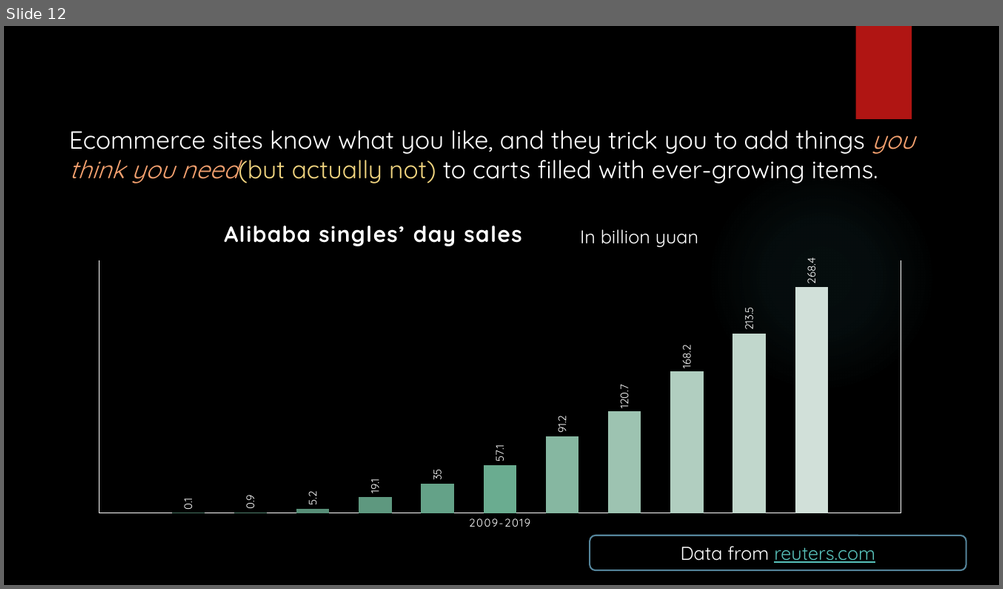
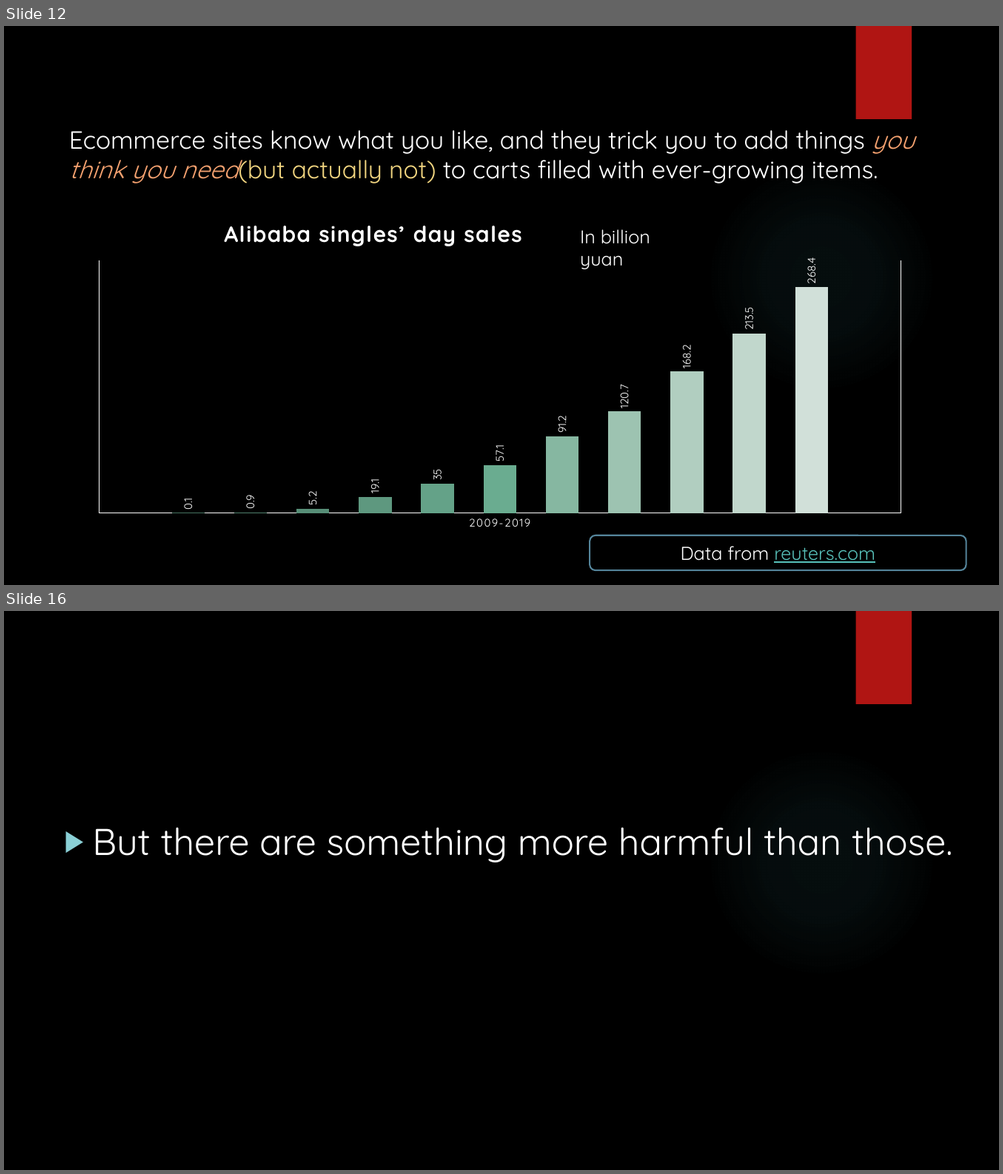
Before and after one commit to Puled/JustRandomFun, a slide deck: Privacy.pptx. Shown one above the other, each under a label of ours: slide 12 before the commit, slides 12 and 16 after it; the slides between them are not shown. The pictures are 1003x589 and 1003x1174 pixels, drawn with LibreOffice and Linux fonts; fonts in the diff are those of the drawing; background and template pictures are left out. Boxes give left, top, right and bottom in pixels: in the first picture for what was removed or moved away, otherwise in the second. Text is boxed around its words. In the diff, an @@ line names an element or a change of style, - is before the commit and + after.

```diff
--- a/Privacy.pptx
+++ b/Privacy.pptx
@@ slide 16 added at [4, 611, 999, 1170], background picture (left out); not listed: 2 template elements that a slide beside it also shows @@
@@ text added at [92, 827, 952, 863], 36 pt, text #FFFFFF @@
+▶ But there are something more harmful than those.
@@ slide 12 changed as well @@
@@ text "In billion yuan" rewrapped from [580, 230, 698, 247] to [580, 230, 650, 269] @@
```
Also in this commit, not shown: 10 other slides changed, 9 other slides added.
